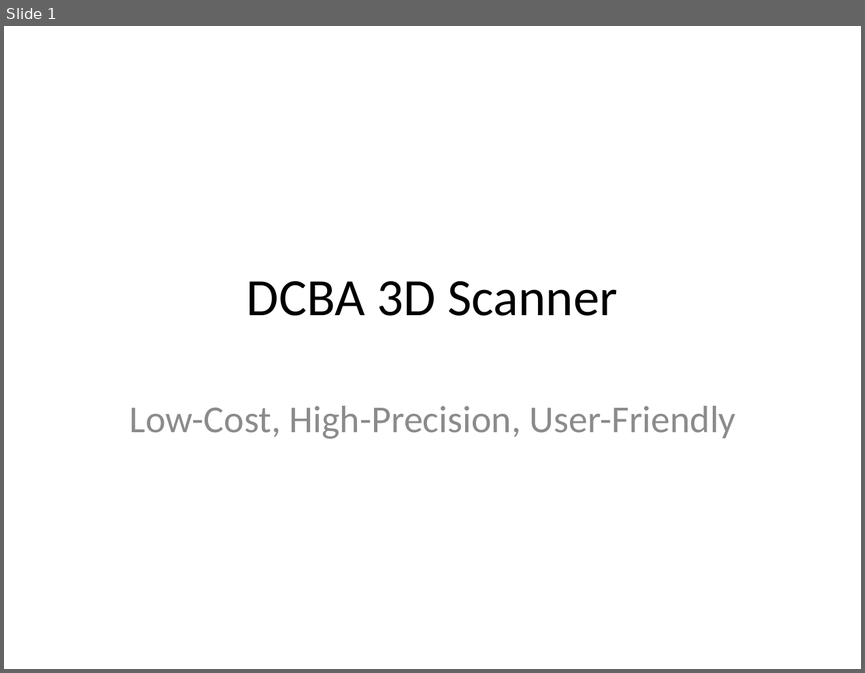
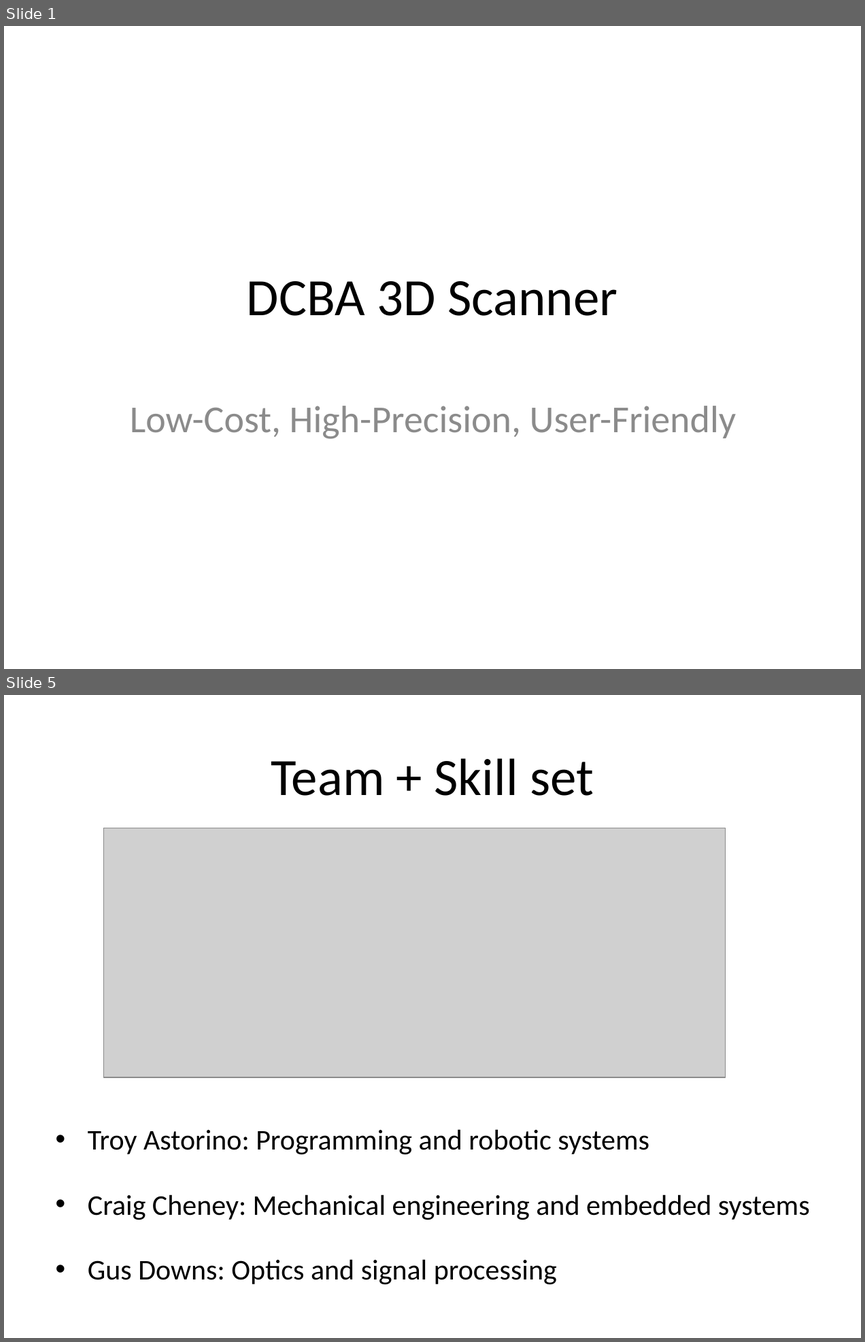
Before and after one commit to troyastorino/dcba, a slide deck: presentations/10-slide-pitch/initial-10-slide-pitch.pptx. Shown one above the other, each under a label of ours: slide 1 before the commit, slides 1 and 5 after it; the slides between them are not shown. The pictures are 865x673 and 865x1342 pixels, drawn with LibreOffice and Linux fonts; fonts in the diff are those of the drawing; grey boxes stand for pictures. Boxes give left, top, right and bottom in pixels: in the first picture for what was removed or moved away, otherwise in the second. Text is boxed around its words. In the diff, an @@ line names an element or a change of style, - is before the commit and + after.

Commit message:
Craig's changes

```diff
--- a/presentations/10-slide-pitch/initial-10-slide-pitch.pptx
+++ b/presentations/10-slide-pitch/initial-10-slide-pitch.pptx
@@ slide 5 added at box(4, 695, 861, 1338), background #FFFFFF @@
@@ title added at box(271, 758, 594, 796), 44 pt, text #000000 @@
+Team + Skill set
@@ picture added at box(103, 828, 725, 1077) @@
@@ text added at box(88, 1129, 810, 1285), 24 pt, text #000000 @@
+• Troy Astorino: Programming and robotic systems
+• Craig Cheney: Mechanical engineering and embedded systems
+• Gus Downs: Optics and signal processing
```
Also in this commit, not shown: 3 slides changed, 3 other slides added, 2 slides removed, 5 other files.
